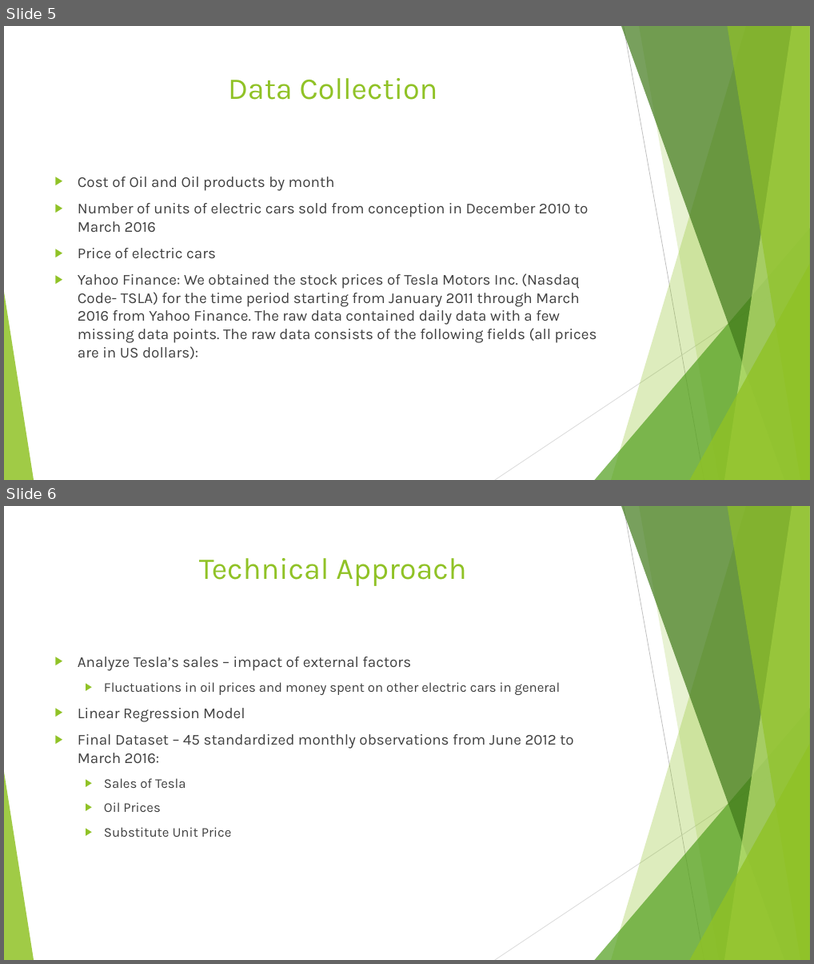
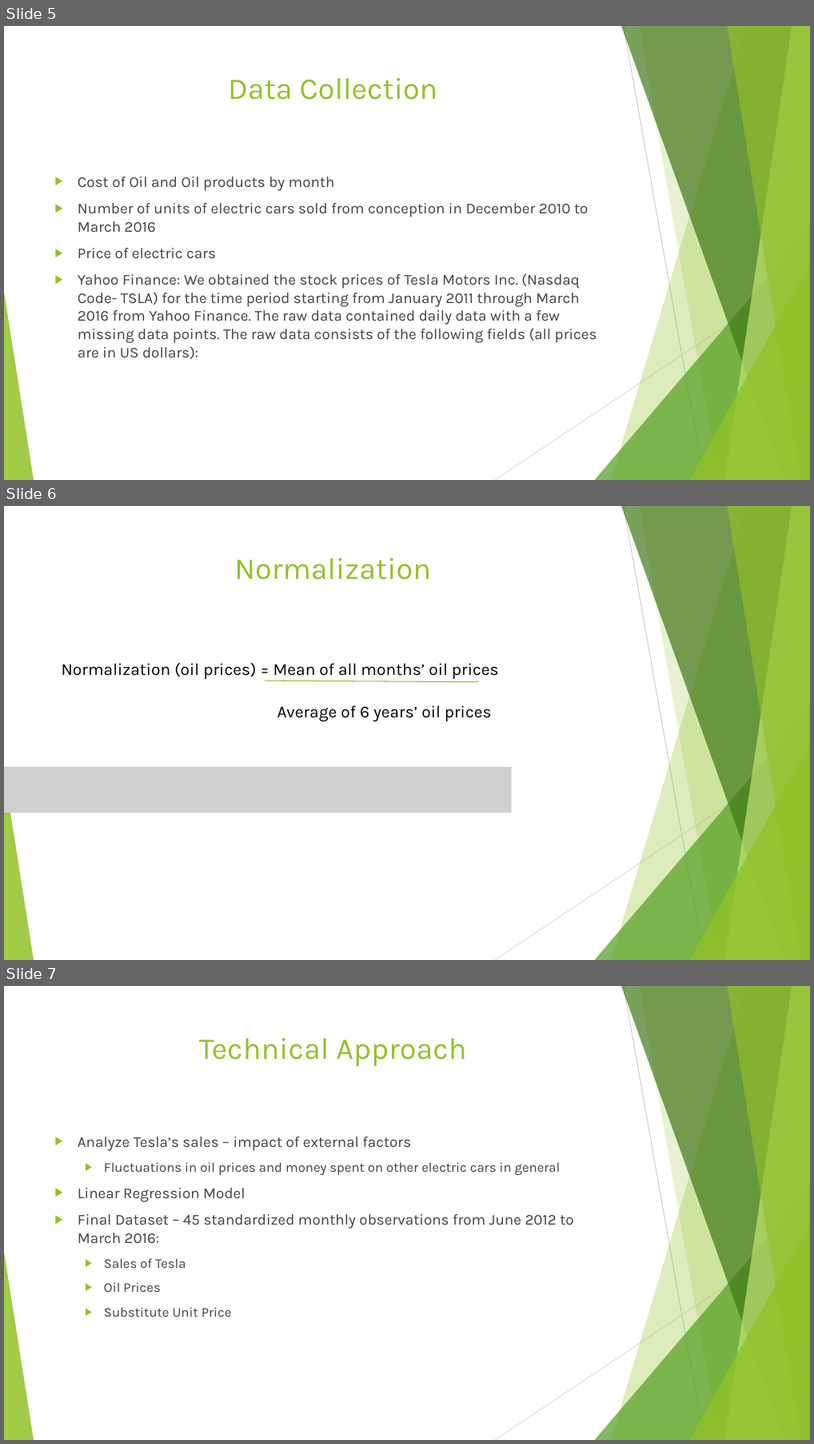
Before and after one commit to sonamgupta1105/Tesla_Analytics, a slide deck: finalPptTesla.pptx. Shown one above the other, each under a label of ours: slides 5 and 6 before the commit, slides 5, 6 and 7 after it. The pictures are 814x964 and 814x1444 pixels, drawn with LibreOffice and Linux fonts; fonts in the diff are those of the drawing; grey boxes stand for pictures. Boxes give left, top, right and bottom in pixels: in the first picture for what was removed or moved away, otherwise in the second. Text is boxed around its words. In the diff, an @@ line names an element or a change of style, - is before the commit and + after.

```diff
--- a/finalPptTesla.pptx
+++ b/finalPptTesla.pptx
@@ slide 6 added at <box>4,506,810,960</box>, background #FFFFFF; not listed: 10 template elements that a slide beside it also shows @@
@@ title added at <box>234,558,431,580</box>, 36 pt, text #90C226 @@
+Normalization
@@ text added at <box>62,663,499,679</box>, 20 pt, text #000000 @@
+Normalization (oil prices) = Mean of all months’ oil prices
@@ line added from (266, 681) to (479, 682), #90C226 1 pt @@
@@ text added at <box>278,705,492,721</box>, 20 pt, text #000000 @@
+Average of 6 years’ oil prices
@@ picture added at <box>4,767,512,812</box> @@
@@ what was slide 6 is now slide 7 @@
```
